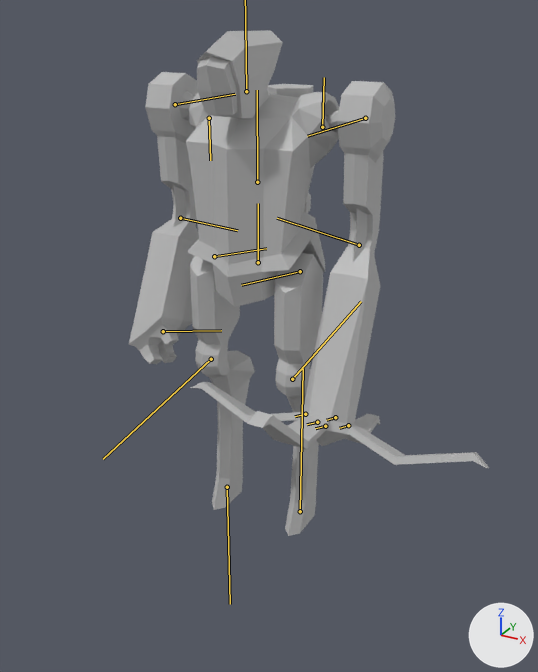
Before and after pictures for a commit that changed the FBX model Assets/Units/Archer/Acher_Attacking.fbx.
The view is the same before and after, from a 50 mm lens placed at (1.011, -1.776, 1.535), pointed at (0.056, -0.042, 0.667). Every picture has the same lights, and +X, +Y and +Z are marked at lower right. The bones that bend it are drawn over the model as lines.

Objects in the first picture: 'Archer:Archer'.
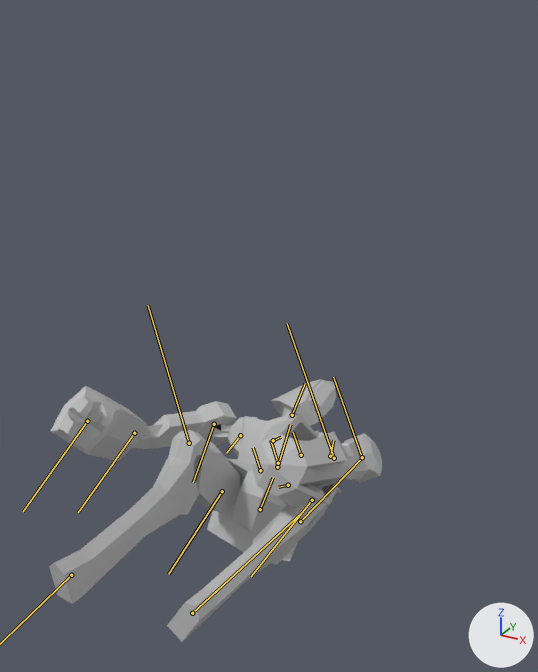
The newer file adds an action. The first version stands in its rest pose; the second is drawn at frame 159 of the action 'Dead'.

The edits, one by one:
Bone 'Archer:Hips_Skel' (bone_archer_hips_skel) moves from (0.0, 0.0, 0.0) to (-0.5, -86.7, -1.1).
Bone 'Archer:Hips_Skel' (bone_archer_hips_skel) turns from (0, 0, 0) to (-89, 14, -15) degrees about its own x, y and z.
Bone 'Archer:RightUpperLeg_Skel' (bone_archer_rightupperleg_skel) turns from (0, 0, 0) to (10, 21, 58) degrees about its own x, y and z.
Bone 'Archer:RightLowerLeg_Skel' (bone_archer_rightlowerleg_skel) turns from (0, 0, 0) to (0, 0, 62) degrees about its own x, y and z.
Bone 'Archer:LeftUpperLeg_Skel' (bone_archer_leftupperleg_skel) turns from (0, 0, 0) to (-24, 3, 50) degrees about its own x, y and z.
Bone 'Archer:LeftLowerLeg_Skel' (bone_archer_leftlowerleg_skel) turns from (0, 0, 0) to (0, 0, 50) degrees about its own x, y and z.
Bone 'Archer:Torso_Skel' (bone_archer_torso_skel) turns from (0, 0, 0) to (4, -7, 3) degrees about its own x, y and z.
Bone 'Archer:LeftShoulder_Skel' (bone_archer_leftshoulder_skel) turns from (0, 0, 0) to (-12, -9, 2) degrees about its own x, y and z.
Bone 'Archer:LeftUpperArm_Skel' (bone_archer_leftupperarm_skel) moves from (0.0, 0.0, 0.0) to (0.0, -1.3, 0.2).
Bone 'Archer:LeftUpperArm_Skel' (bone_archer_leftupperarm_skel) turns from (0, 0, 0) to (-32, 1, 27) degrees about its own x, y and z.
Bone 'Archer:LeftLowerArm_Skel' (bone_archer_leftlowerarm_skel) turns from (0, 0, 0) to (23, 0, 0) degrees about its own x, y and z.
Bone 'Archer:Bow1' (bone_archer_bow1) turns from (0, 0, 0) to (-81, 0, 0) degrees about its own x, y and z.
Bone 'Archer:Bow2' (bone_archer_bow2) turns from (0, 0, 0) to (91, 0, 0) degrees about its own x, y and z.
Bone 'Archer:Bow3' (bone_archer_bow3) turns from (0, 0, 0) to (0, 87, 0) degrees about its own x, y and z.
Bone 'Archer:Bow4' (bone_archer_bow4) turns from (0, 0, 0) to (0, -88, 0) degrees about its own x, y and z.
Bone 'Archer:Head_Skel' (bone_archer_head_skel) moves from (0.0, 0.0, 0.0) to (0.0, -0.9, 0.0).
Bone 'Archer:Head_Skel' (bone_archer_head_skel) turns from (0, 0, 0) to (-9, 46, -9) degrees about its own x, y and z.
Bone 'Archer:RightShoulder_Skel' (bone_archer_rightshoulder_skel) turns from (0, 0, 0) to (-3, -1, 13) degrees about its own x, y and z.
Bone 'Archer:RightUpperArm_Skel' (bone_archer_rightupperarm_skel) moves from (0.0, 0.0, 0.0) to (-0.4, 0.2, -2.5).
Bone 'Archer:RightUpperArm_Skel' (bone_archer_rightupperarm_skel) turns from (0, 0, 0) to (-4, 37, 7) degrees about its own x, y and z.
Bone 'Archer:RightLowerArm_Skel' (bone_archer_rightlowerarm_skel) turns from (0, 0, 0) to (-15, -25, -10) degrees about its own x, y and z.

Boxes [x1, y1, x2, y2] around the edits, measured in the pictures (538 x 672 px):
'Archer:Archer', posed (7% narrower, 48% shorter)
    before: [129, 30, 489, 536]
    after: [49, 379, 382, 642]
bone 'Archer:Hips_Skel', root to tip
    before: (258, 262) to (258, 203)
    after: (260, 509) to (273, 477)
bone 'Archer:RightUpperLeg_Skel', root to tip
    before: (214, 256) to (266, 248)
    after: (222, 491) to (168, 574)
bone 'Archer:RightLowerLeg_Skel', root to tip
    before: (211, 359) to (103, 459)
    after: (189, 443) to (148, 305)
bone 'Archer:LeftUpperLeg_Skel', root to tip
    before: (300, 271) to (241, 285)
    after: (300, 521) to (362, 457)
bone 'Archer:LeftLowerLeg_Skel', root to tip
    before: (292, 379) to (361, 301)
    after: (312, 500) to (251, 576)
bone 'Archer:Torso_Skel', root to tip
    before: (257, 182) to (257, 90)
    after: (277, 467) to (290, 424)
bone 'Archer:LeftShoulder_Skel', root to tip
    before: (322, 127) to (324, 77)
    after: (330, 456) to (333, 440)
bone 'Archer:LeftUpperArm_Skel', root to tip
    before: (365, 118) to (307, 136)
    after: (362, 457) to (333, 377)
bone 'Archer:LeftLowerArm_Skel', root to tip
    before: (359, 245) to (277, 218)
    after: (334, 458) to (287, 323)
bone 'Archer:Bow1', root to tip
    before: (317, 422) to (307, 424)
    after: (273, 440) to (281, 437)
bone 'Archer:Bow2', root to tip
    before: (335, 417) to (326, 420)
    after: (288, 485) to (278, 487)
bone 'Archer:Bow3', root to tip
    before: (348, 425) to (339, 428)
    after: (301, 455) to (293, 432)
bone 'Archer:Bow4', root to tip
    before: (305, 414) to (295, 416)
    after: (260, 470) to (253, 447)
bone 'Archer:RightShoulder_Skel', root to tip
    before: (209, 118) to (210, 160)
    after: (240, 435) to (226, 453)
bone 'Archer:RightUpperArm_Skel', root to tip
    before: (175, 104) to (235, 94)
    after: (214, 424) to (193, 482)
bone 'Archer:RightLowerArm_Skel', root to tip
    before: (180, 218) to (237, 230)
    after: (134, 433) to (78, 512)
